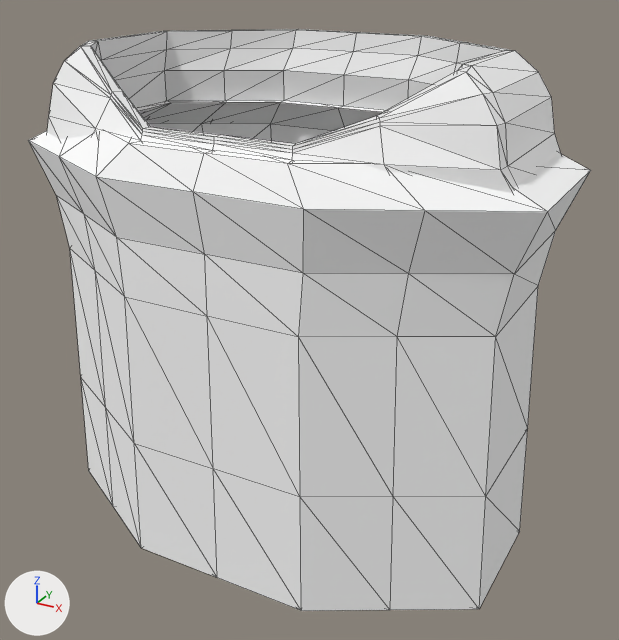
One commit to the OBJ model Models/person_hulk_parka.obj: the scene before it, then after it.
Rendered twice from a 50 mm camera at (0.58, -0.998, 0.921) aimed at (0.028, 0.006, 0.419). Lighting does not change. The marker at lower left points along +X, +Y and +Z. The picture after the commit comes second. Mesh edges are drawn as thin lines. Where no turn or scale is listed for an object, it has been applied to the vertices.

The scene before the commit, as lines of its bpy script (objects in view):
```python
me_person_hulk_parka = bpy.data.meshes.new('person_hulk_parka')
me_person_hulk_parka.from_pydata(...)  # 358 vertices, 712 faces; spans x -0.377..0.377, y -0.22..0.232, z 0.1..0.8
# faces by material slot: [464, 192, 56]
me_person_hulk_parka.materials.append(mat_stuff_plain)  # white #ffffff
me_person_hulk_parka.materials.append(mat_stuff_plain_dark)  # white #e7e7e7
me_person_hulk_parka.materials.append(mat_coat_trim)  # dark grey #595d61
ob_person_hulk_parka = bpy.data.objects.new('person_hulk_parka', me_person_hulk_parka)
ob_person_hulk_parka.location = (0.0, 0.0, 0.0)
```
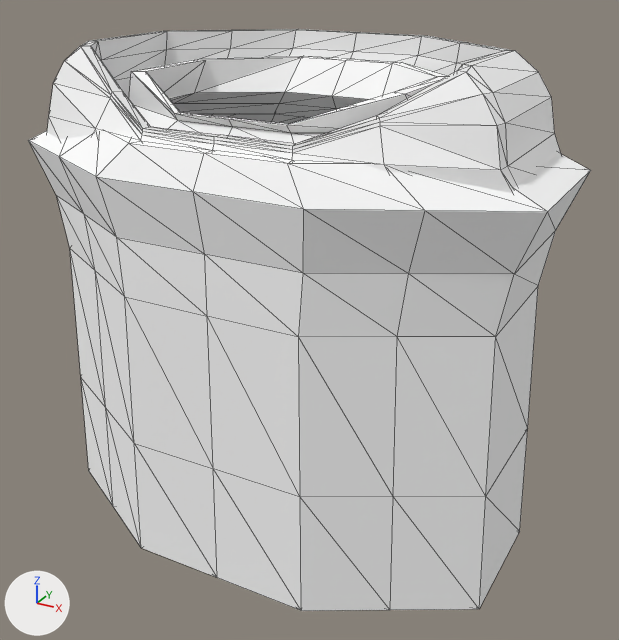
Location of each change, (x1, y1, x2, y2) in pixels of the pictures (619 x 640 px):
part 1 of me_person_hulk_parka, added
    after: (129, 56, 447, 144)

Diff of the bpy script that builds the scene:
```diff
--- a/Models/person_hulk_parka.obj.py
+++ b/Models/person_hulk_parka.obj.py
@@ me_person_hulk_parka @@
 # used by ob_person_hulk_parka; location = (0.0, 0.0, 0.0)
-me_person_hulk_parka.from_pydata(...)  # 358 vertices, 712 faces; spans x -0.377..0.377, y -0.22..0.232, z 0.1..0.8
+me_person_hulk_parka.from_pydata(...)  # 438 vertices, 872 faces; spans x -0.377..0.377, y -0.22..0.232, z 0.1..0.8
+# me_person_hulk_parka part 1: a new loose piece of 80 vertices spanning x -0.302..0.302, y -0.162..0.185, z 0.68..0.765, in mat_stuff_plain (white #ffffff)
 me_person_hulk_parka.materials.append(mat_stuff_plain)
```
